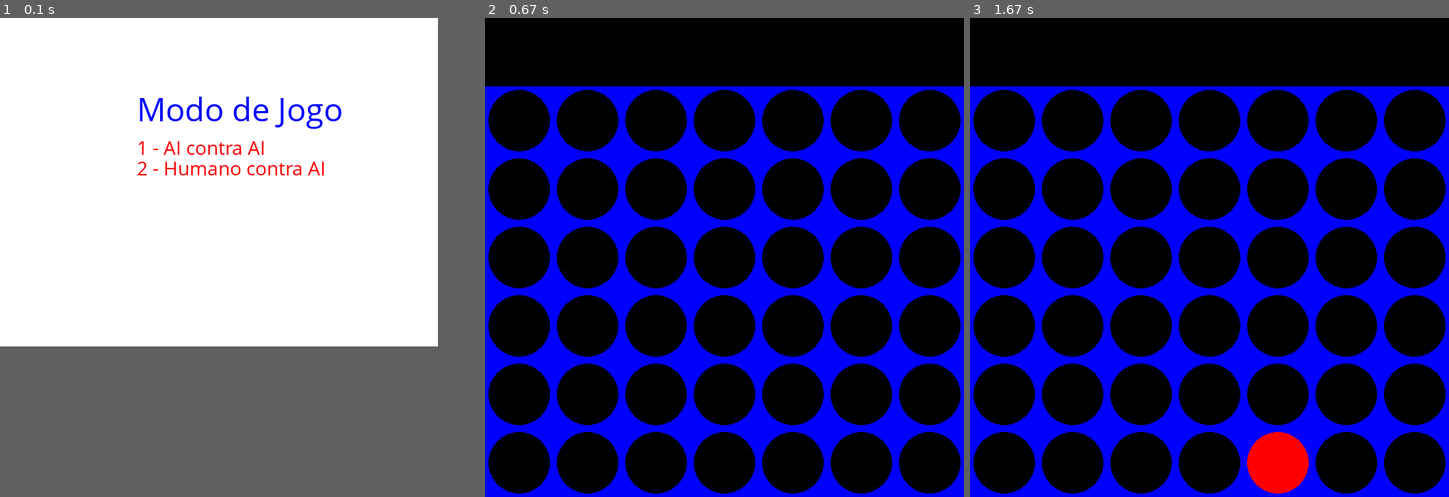
Above: before the commit, frames 1-3 (left to right).
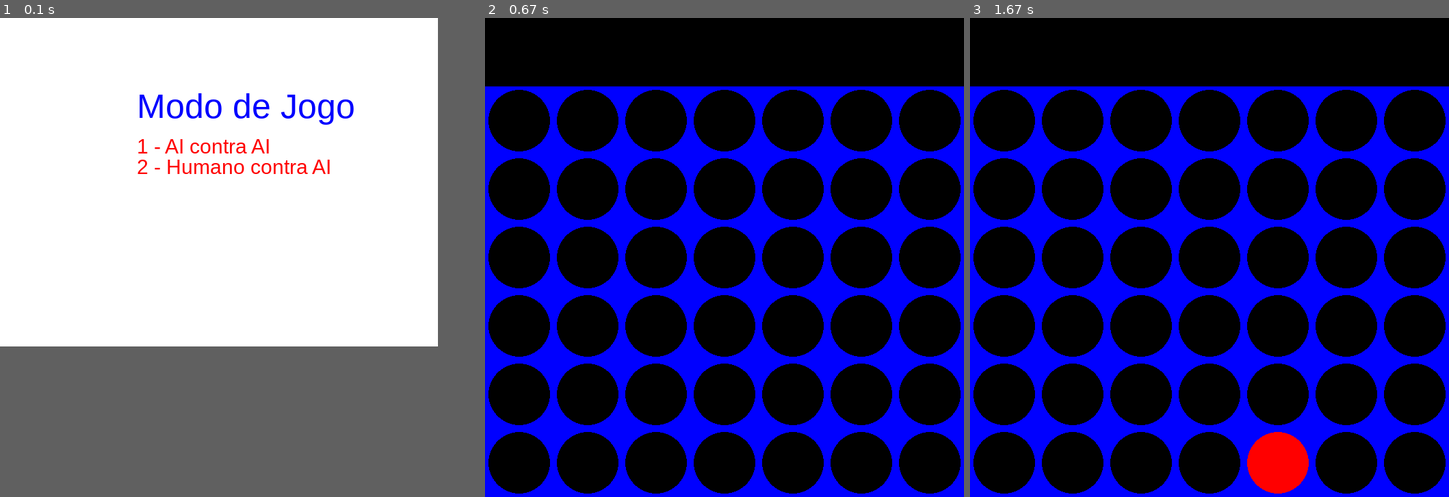
Above: after the commit, the same moments.

Repository: luizamendes/connect-4-AI
Game: pygame game, started from menu.py
The game is run twice, just before and just after one commit, with the same random seed, the same clock (stepped at 60 frames per second) and the same inputs.
Inputs (mouse positions are in pixels of both pictures, inside the frame that each line leads up to):
- Up to frame 1 (0.1 s): no input
- Up to frame 2 (0.67 s): tap Enter at 0.33 s
- Up to frame 3 (1.67 s): click (1257, 362) at 0.72 s

The runs differ from the first frame. In frame 1, 2.0% of the frame differs, in the area x 28-74%, y 15-33%; in frame 2, nothing differs; in frame 3, nothing differs.

Commit message:
ALterando fonte

Diff:
--- a/menu.py
+++ b/menu.py
@@ -23,8 +23,8 @@
 
 menu_choices = {'choice_1': 0, 'choice_2': 0, 'choice_3': 0}
 
-menu_step_font = pygame.font.SysFont("comicsansms", 50)
-font = pygame.font.SysFont("comicsansms", 30)
+menu_step_font = pygame.font.SysFont("arialbold", 50)
+font = pygame.font.SysFont("arialbold", 30)
 
 choice_1_text = ''
 choice_1_text_render = font.render(choice_1_text, True, azul)
